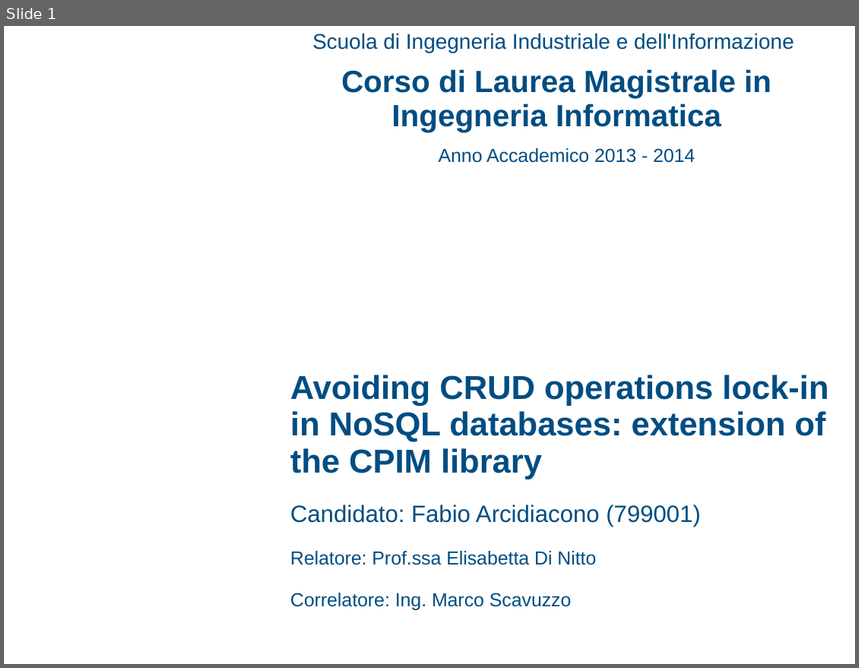
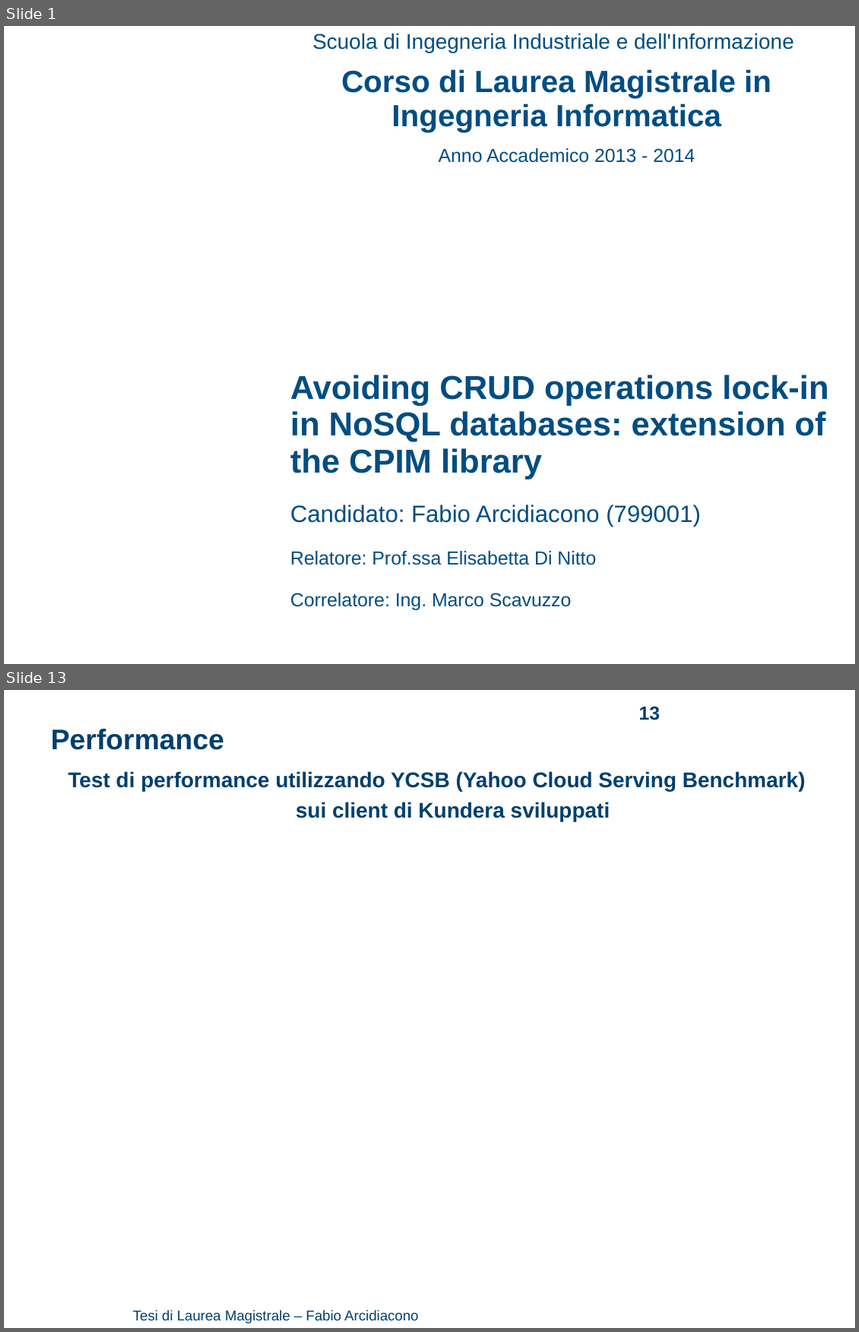
Before and after one commit to arci/thesis, a slide deck: presentation/ThesisPresentation.ppt. Shown one above the other, each under a label of ours: slide 1 before the commit, slides 1 and 13 after it; the slides between them are not shown. The pictures are 859x668 and 859x1332 pixels, drawn with LibreOffice and Linux fonts; fonts in the diff are those of the drawing; background and template pictures are left out. Boxes give left, top, right and bottom in pixels: in the first picture for what was removed or moved away, otherwise in the second. Text is boxed around its words. In the diff, an @@ line names an element or a change of style, - is before the commit and + after.

```diff
--- a/presentation/ThesisPresentation.ppt
+++ b/presentation/ThesisPresentation.ppt
@@ slide 13 added at box(4, 690, 855, 1328), background #FFFFFF @@
@@ page number added at box(639, 706, 661, 720), 16 pt, text #003F6E, bold @@
+13
@@ text added at box(51, 729, 224, 750), 24 pt, text #003F6E, bold @@
+Performance
@@ text added at box(68, 771, 806, 821), 18 pt, text #003F6E, bold @@
+Test di performance utilizzando YCSB (Yahoo Cloud Serving Benchmark) sui client di Kundera sviluppati
@@ text added at box(133, 1310, 418, 1324), 12 pt, text #003F6E @@
+Tesi di Laurea Magistrale – Fabio Arcidiacono
```
Also in this commit, not shown: 3 slides changed, 10 other slides added, 4 slides removed, 1 other file.
